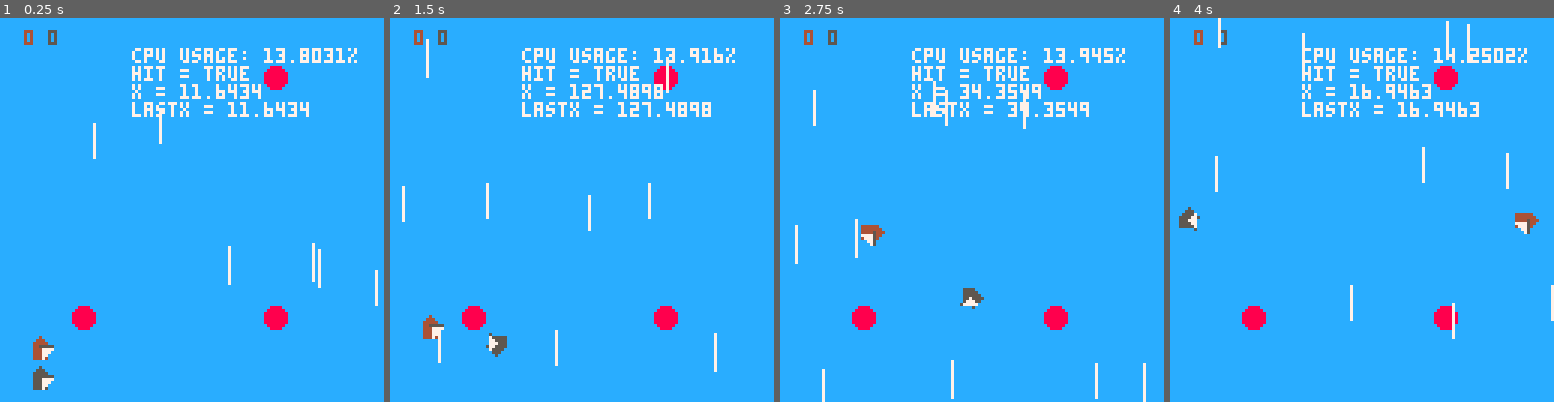
Above: before the commit, frames 1-4 (left to right).
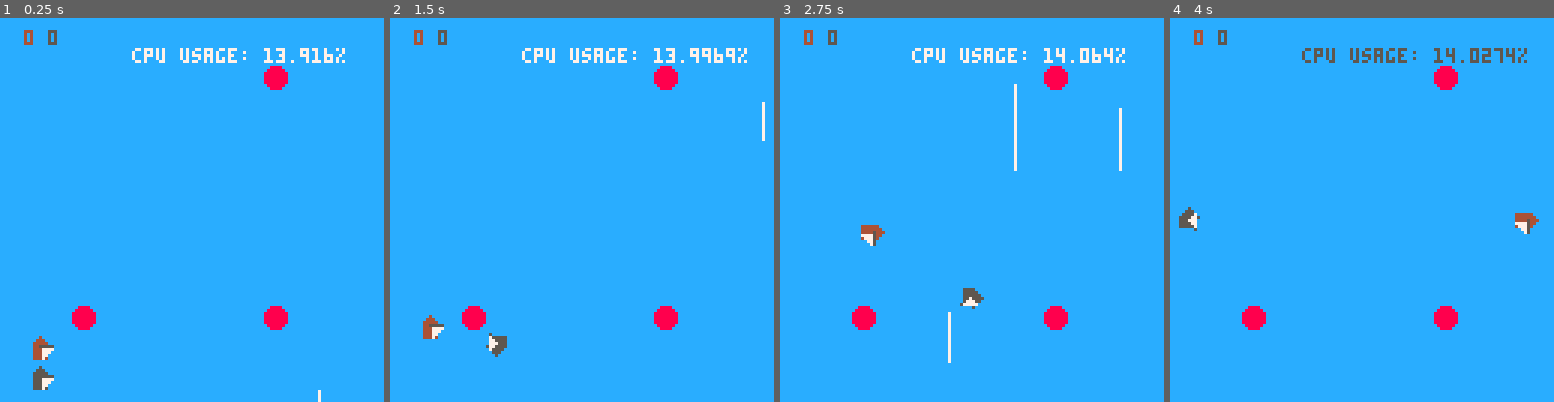
Above: after the commit, the same moments.

Repository: frojo/pico8
Game: PICO-8 cartridge carts/sail.p8
The game is run twice, just before and just after one commit, with the same random seed, the same clock (stepped at 60 frames per second) and the same inputs.
Inputs:
- Up to frame 1 (0.25 s): no input
- Up to frame 2 (1.5 s): tap X (X key) at 0.33, 1.07 s; tap O (Z key) at 0.7 s
- Up to frame 3 (2.75 s): hold Right 1.6-2.1 s; tap O (Z key) at 1.7, 2.1, 2.5 s; tap X (X key) at 1.85 s; hold Right from 2.47 s (still down)
- Up to frame 4 (4 s): tap O (Z key) at 2.9, 3.3, 3.7 s; tap X (X key) at 2.97 s; release Right at 3.03 s; hold Left 3.08-3.58 s

The runs differ from the first frame. In frame 1, 2.2% of the frame differs, in the area x 24-99%, y 7-100%; in frame 2, 2.6%; in frame 3, 2.7%; in frame 4, 3.2%, in the area x 11-100%, y 0-84%.

Commit message:
animating wind try 2 (i think i like this one better

Diff:
--- a/carts/sail.p8
+++ b/carts/sail.p8
@@ -32,6 +32,11 @@
 	wind_lines = {}
 	wind_line_speed = wind_force * 100
 
+	-- wind lines try 2
+	wlines = {}
+	wline_speed = 4
+	wline_freq = 3
+
 	-- number of frames
 	t = 0
 
@@ -42,6 +47,7 @@
 		update_player(player)
 	end
 	update_wind_lines()
+	update_wlines()
 
 	t += 1
 end
@@ -55,7 +61,8 @@
 		draw_points(player)
 	end
 
-	draw_wind_lines()
+	-- draw_wind_lines()
+	draw_wlines()
 
 	if (gameover) then
 		print("player "..tostr(winner.num).." wins!", 32, 64, winner.color)
@@ -67,9 +74,6 @@
 
 	if debug then
 		print("       cpu usage: "..tostr(stat(1)*100).."%")
-		print("       hit = "..tostr(hit_debug))
-		print("       x = "..tostr(x))
-		print("       lastx = "..tostr(lastx))
 	end
 
 end
@@ -299,19 +303,64 @@
 function init_wind_line(x, y)
 	local wline = {}
 	wline.x = x
-	wline.length = wind_line_speed
+	wline.length = wind_line_speed - 2 + rnd(20)
 	wline.y = 0 - (y + wline.length  / 2)
 	return wline
 end
 
+-- initialize a new animated wind line
+function init_wline(x, y, max_len)
+	local wline = {}
+	wline.x = x
+	wline.y = y
+	wline.len = 0
+	wline.max_len = max_len
+	wline.hit_max_len = false
+
+	return wline
+end
+
+function update_wlines()
+	-- generate new wind lines
+
+	if rnd(20 / wline_freq) < 1 then
+		add(wlines, init_wline(rnd(128), rnd(128), 10 + rnd(30)))
+	end
+
+
+	-- animate already-present wind lines
+	for wline in all(wlines) do
+		-- stretch until it's reached the max length and then shrink
+		-- until it's gone forever
+		if not wline.hit_max_len then
+			wline.len += wline_speed
+		else
+			wline.y += wline_speed
+			wline.len -= wline_speed
+		end
+		if wline.len >= wline.max_len then
+			wline.hit_max_len = true
+		elseif wline.len < 0 then
+			del(wlines, wline)
+		end
+
+	end
+end
+
+function draw_wlines()
+	for wline in all(wlines) do
+		line(wline.x, wline.y, wline.x, wline.y + wline.len, 7)
+	end
+end
+
 function update_wind_lines()
 	--hardcoded to southward wind
 
 	-- generate new wind lines
-	x = rnd(128)
-	lastx = x
-	if (t % 4 == 0) then
-		local num_new_lines = 1 + rnd(3)
+	local x = rnd(128)
+	local lastx = x
+	if (t % 1 == 0) then
+		local num_new_lines = 0 + rnd(1)
 		for i = 0, num_new_lines do
 			-- make sure 2 wind lines aren't too close together
 			repeat
